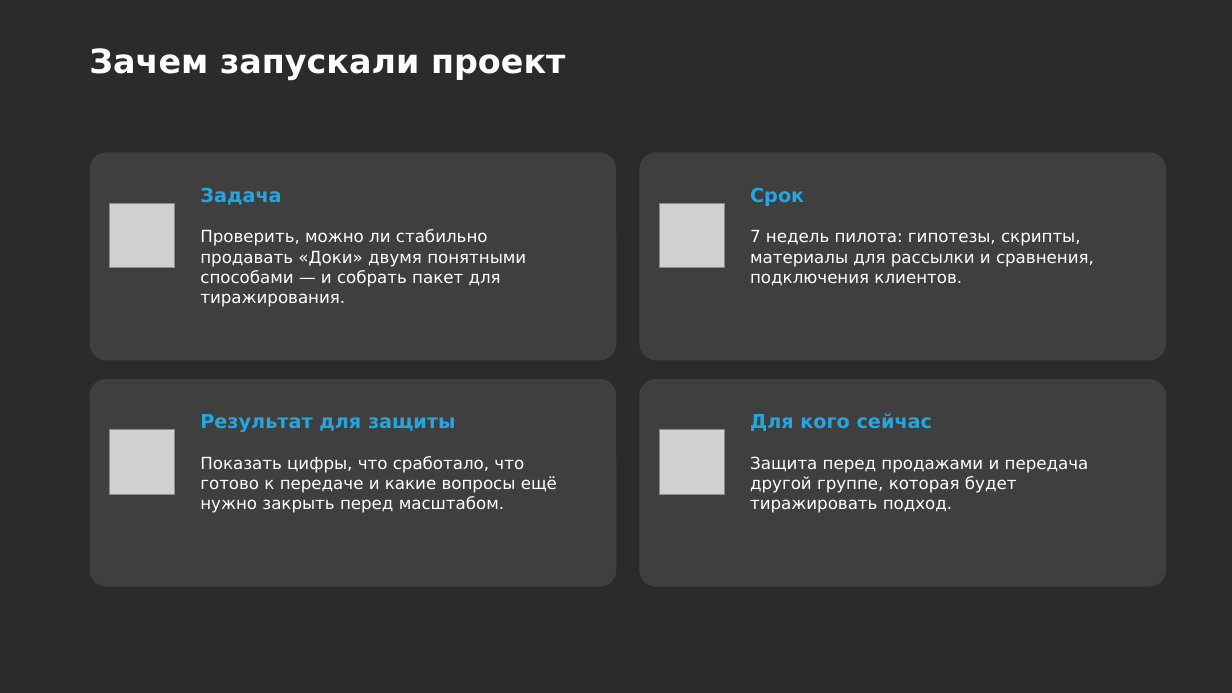
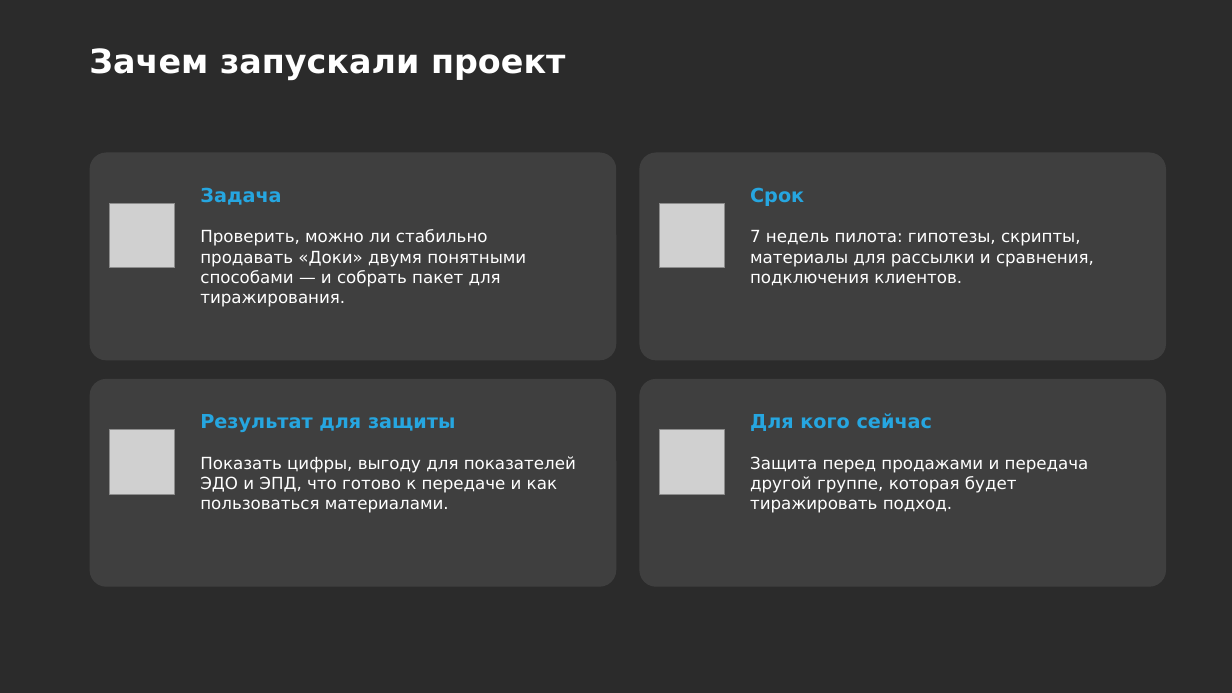
Before and after one commit to daaanilNikonov/for-lisa, a slide deck: slide 2 of presentation/Доки_Аналитика_защита_и_тиражирование.pptx. Drawn at 1232x693 pixels with LibreOffice and Linux fonts; fonts in the diff are those of the drawing; grey boxes stand for pictures; background and template pictures are left out; a plain dark background stands for a picture behind light text. Boxes give left, top, right and bottom in pixels: in the first picture for what was removed or moved away, otherwise in the second. Text is boxed around its words. In the diff, an @@ line names an element or a change of style, - is before the commit and + after.

```diff
--- a/presentation/Доки_Аналитика_защита_и_тиражирование.pptx
+++ b/presentation/Доки_Аналитика_защита_и_тиражирование.pptx
@@ text at box(200, 456, 576, 513): text changed @@
-Показать цифры, что сработало, что готово к передаче и какие вопросы ещё нужно закрыть перед масштабом.
+Показать цифры, выгоду для показателей ЭДО и ЭПД, что готово к передаче и как пользоваться материалами.
```
Also in this commit, not shown: 8 other slides changed, 2 slides added, 1 other file.
